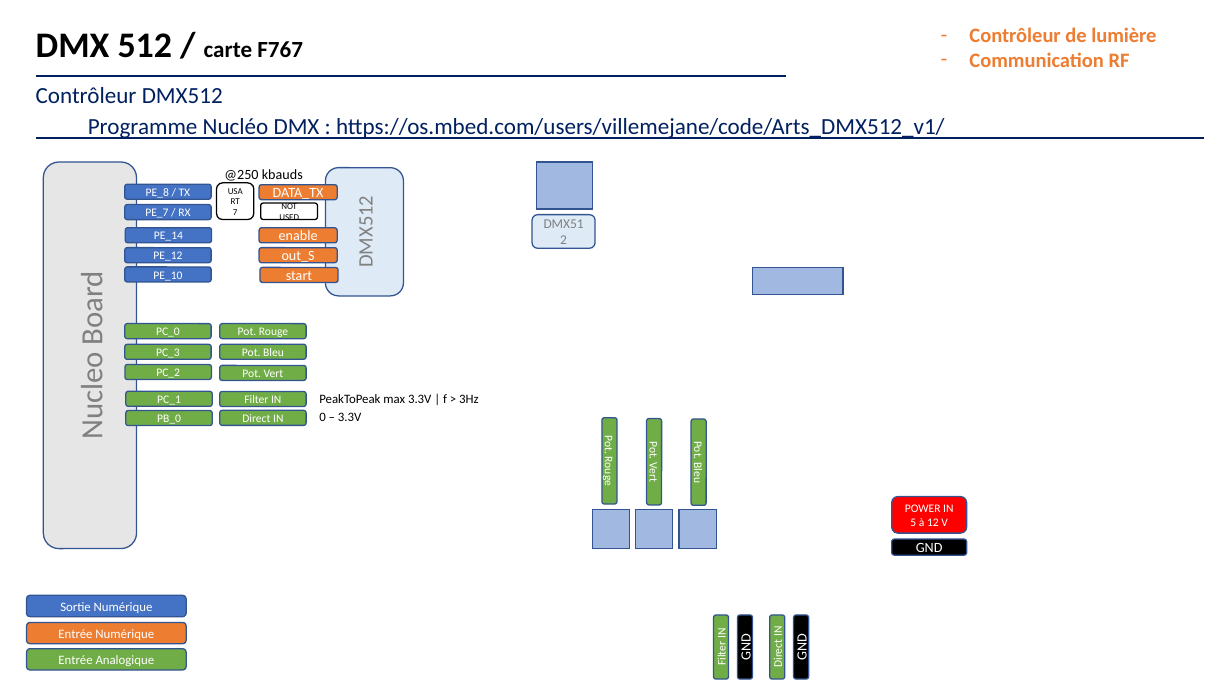
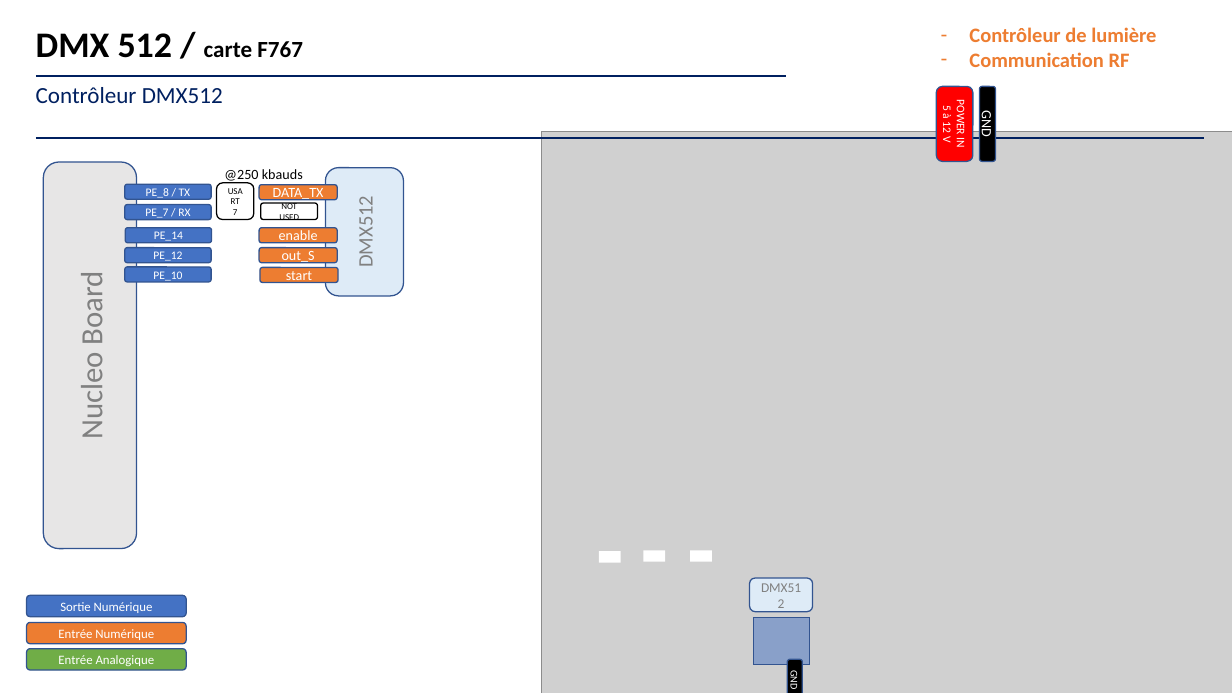
Before and after one commit to jvillemejane/LEnsE_IOGS_Maquettes, a slide deck: slide 2 of Maquettes/Elec_Num_Emb/MIDI_DMX_F767/brochage.pptx. Drawn at 1232x693 pixels with LibreOffice and Linux fonts; fonts in the diff are those of the drawing; grey boxes stand for pictures. Boxes give left, top, right and bottom in pixels: in the first picture for what was removed or moved away, otherwise in the second. Text is boxed around its words. In the diff, an @@ line names an element or a change of style, - is before the commit and + after.

```diff
--- a/Maquettes/Elec_Num_Emb/MIDI_DMX_F767/brochage.pptx
+++ b/Maquettes/Elec_Num_Emb/MIDI_DMX_F767/brochage.pptx
@@ rounded rectangle "POWER IN" at (936,86,973,161): rotation 0 to 90 degrees @@
@@ rounded rectangle "GND" at (980,86,995,161): rotation 0 to 90 degrees @@
@@ text removed at (88,118,945,139) @@
-Programme Nucléo DMX : https://os.mbed.com/users/villemejane/code/Arts_DMX512_v1/
@@ picture added at (542,131,1232,693) @@
@@ rectangle removed at (752,268,843,295) @@
@@ rounded rectangle removed at (125,323,211,338) @@
-PC_0
@@ rounded rectangle removed at (220,323,306,338) @@
-Pot. Rouge
@@ rounded rectangle removed at (125,345,211,360) @@
-PC_3
@@ rounded rectangle removed at (220,345,306,360) @@
-Pot. Bleu
@@ rounded rectangle removed at (125,364,211,379) @@
-PC_2
@@ rounded rectangle removed at (220,365,306,380) @@
-Pot. Vert
@@ rounded rectangle removed at (126,391,212,406) @@
-PC_1
@@ rounded rectangle removed at (126,410,212,425) @@
-PB_0
@@ rounded rectangle removed at (220,392,306,407) @@
-Filter IN
@@ rounded rectangle removed at (220,410,306,425) @@
-Direct IN
@@ text removed at (319,394,479,403) @@
-PeakToPeak max 3.3V | f > 3Hz
@@ text removed at (319,412,361,421) @@
-0 – 3.3V
@@ rounded rectangle removed at (602,418,617,504) @@
-Pot. Rouge
@@ rounded rectangle removed at (646,419,661,505) @@
-Pot. Vert
@@ rounded rectangle removed at (691,419,706,505) @@
-Pot. Bleu
@@ rectangle removed at (592,509,629,548) @@
@@ rectangle removed at (636,509,673,548) @@
@@ rectangle removed at (679,509,716,548) @@
@@ rounded rectangle "DMX512": place and size @@
-rounded rectangle "DMX512" at (532,214,595,248)
+rounded rectangle "DMX512" at (750,579,812,612)
@@ rounded rectangle removed at (714,615,729,679) @@
-Filter IN
@@ rounded rectangle removed at (738,615,753,679) @@
-GND
@@ rectangle: place and size @@
-rectangle at (536,162,592,209)
+rectangle at (753,617,810,665)
@@ rounded rectangle removed at (770,615,785,679) @@
-Direct IN
@@ rounded rectangle "GND" at (787,660,802,693): size 11 to 8 pt; rotation 270 to 90 degrees @@
```
Also in this commit, not shown: 3 other slides changed, 3 slides added, 3 slides removed, 2 other files.
